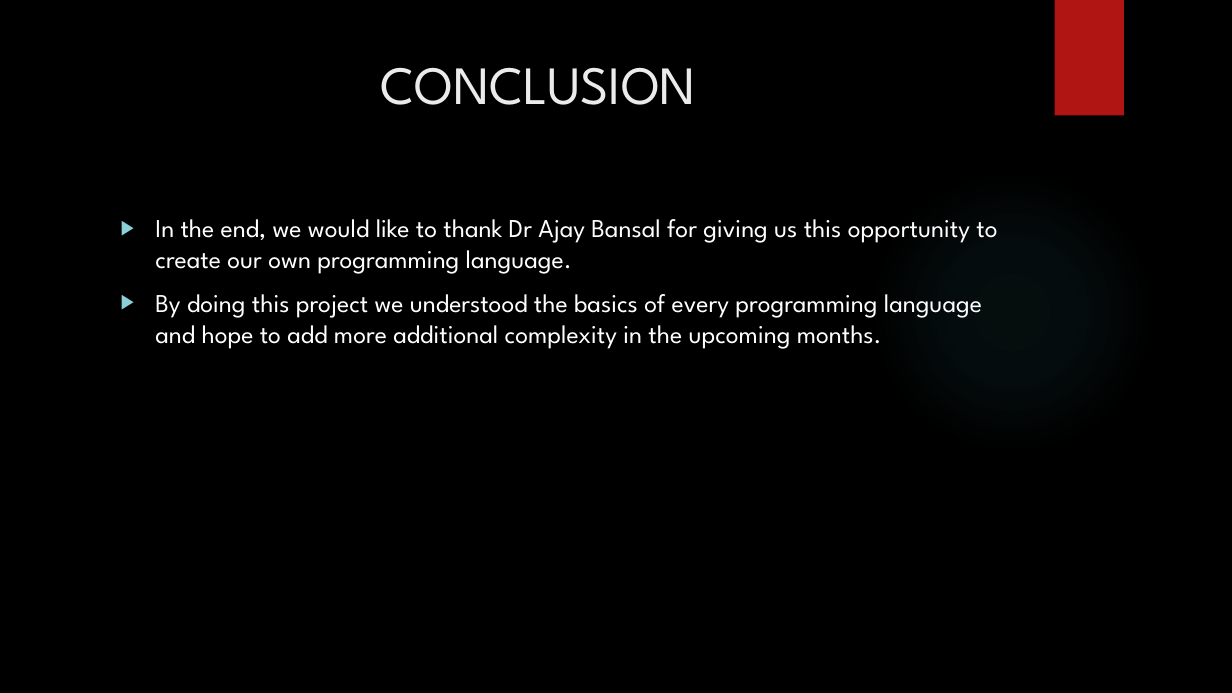
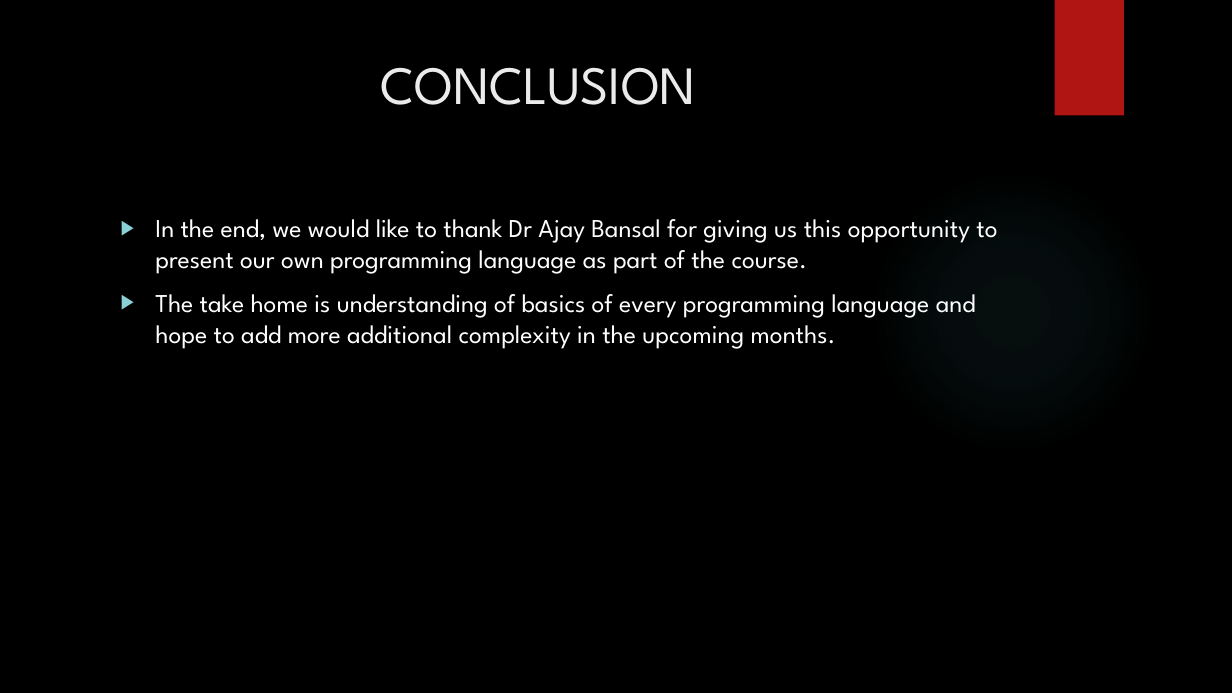
Before and after one commit to AvinashMV/SER502-Spring2018-Team30, a slide deck: slide 32 of doc/Sliceppt.pptx. Drawn at 1232x693 pixels with LibreOffice and Linux fonts; fonts in the diff are those of the drawing; background and template pictures are left out. Boxes give left, top, right and bottom in pixels: in the first picture for what was removed or moved away, otherwise in the second. Text is boxed around its words. In the diff, an @@ line names an element or a change of style, - is before the commit and + after.

Commit message:
updated ppt

```diff
--- a/doc/Sliceppt.pptx
+++ b/doc/Sliceppt.pptx
@@ text at box(155, 219, 997, 349): text changed @@
-▶ In the end, we would like to thank Dr Ajay Bansal for giving us this opportunity to create our own programming language.
-▶ By doing this project we understood the basics of every programming language and hope to add more additional complexity in the upcoming months.
+▶ In the end, we would like to thank Dr Ajay Bansal for giving us this opportunity to present our own programming language as part of the course.
+▶ The take home is understanding of basics of every programming language and hope to add more additional complexity in the upcoming months.
```
Also in this commit, not shown: 2 other slides changed.
